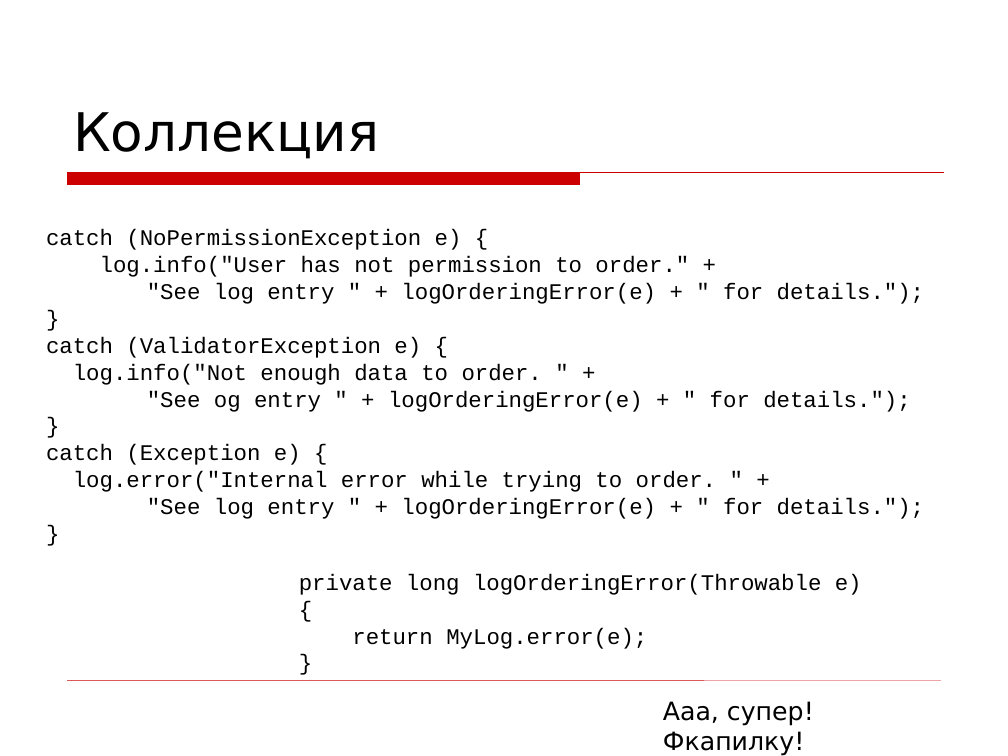
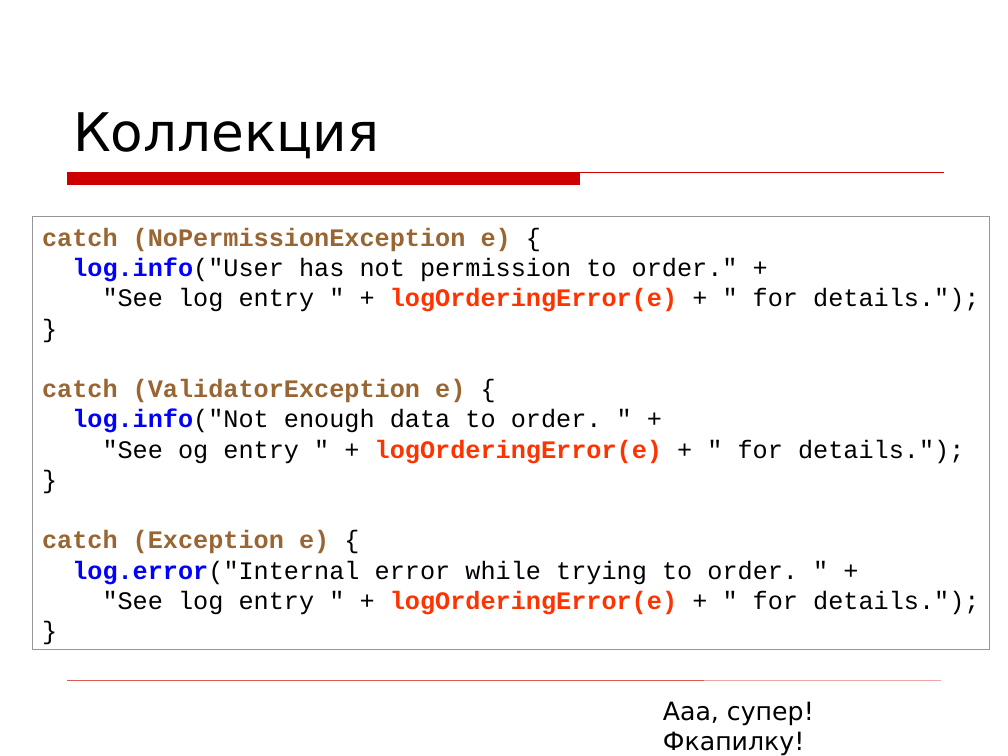
Before and after one commit to asolntsev/presentations, a slide deck: slide 25 of wtf-code/WTF_code.devclub.ru.ppt (slide 30 before the commit). Drawn at 1008x756 pixels with LibreOffice and Linux fonts; fonts in the diff are those of the drawing; background and template pictures are left out. Boxes give left, top, right and bottom in pixels: in the first picture for what was removed or moved away, otherwise in the second. Text is boxed around its words. In the diff, an @@ line names an element or a change of style, - is before the commit and + after.

```diff
--- a/wtf-code/WTF_code.devclub.ru.ppt
+++ b/wtf-code/WTF_code.devclub.ru.ppt
@@ rectangle "catch (NoPermissionException e) {": place and size @@
-rectangle "catch (NoPermissionException e) {" at <box>46,229,924,519</box>
+rectangle "catch (NoPermissionException e) {" at <box>32,216,990,649</box>
@@ rectangle "catch (NoPermissionException e) {" at <box>32,216,990,649</box>: size 16 to 18 pt; text colour #000000 to #996633 in "catch (NoPermissionException e)", "catch (ValidatorException e)", "catch (Exception e)"; bold on in "catch (NoPermissionException e)", "log.info("User", "logOrderingError(e)", "catch (ValidatorException e)" and 5 more places; text colour #000000 to #0000FF in "log.info("User", "log.info("Not", "log.error("Internal"; text colour #000000 to #FF3300 in "logOrderingError(e)", "logOrderingError(e)", "logOrderingError(e)"; fill none to #FFFFFF; outline none to #969696 0.74 pt @@
@@ text removed at <box>299,574,862,649</box> @@
-private long logOrderingError(Throwable e)
-{
-return MyLog.error(e);
-}
```
Also in this commit, not shown: 20 other slides changed, 5 slides added, 11 slides removed.
